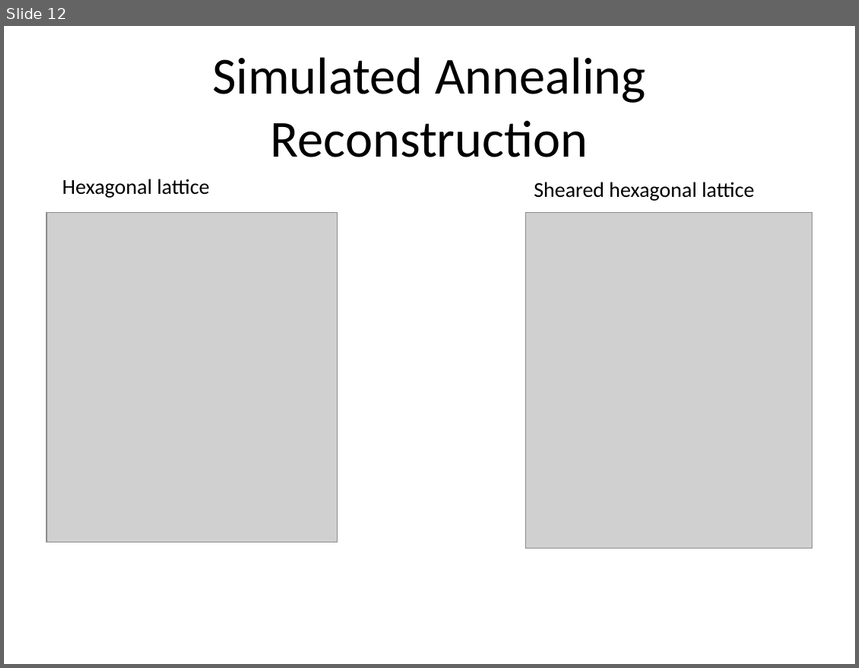
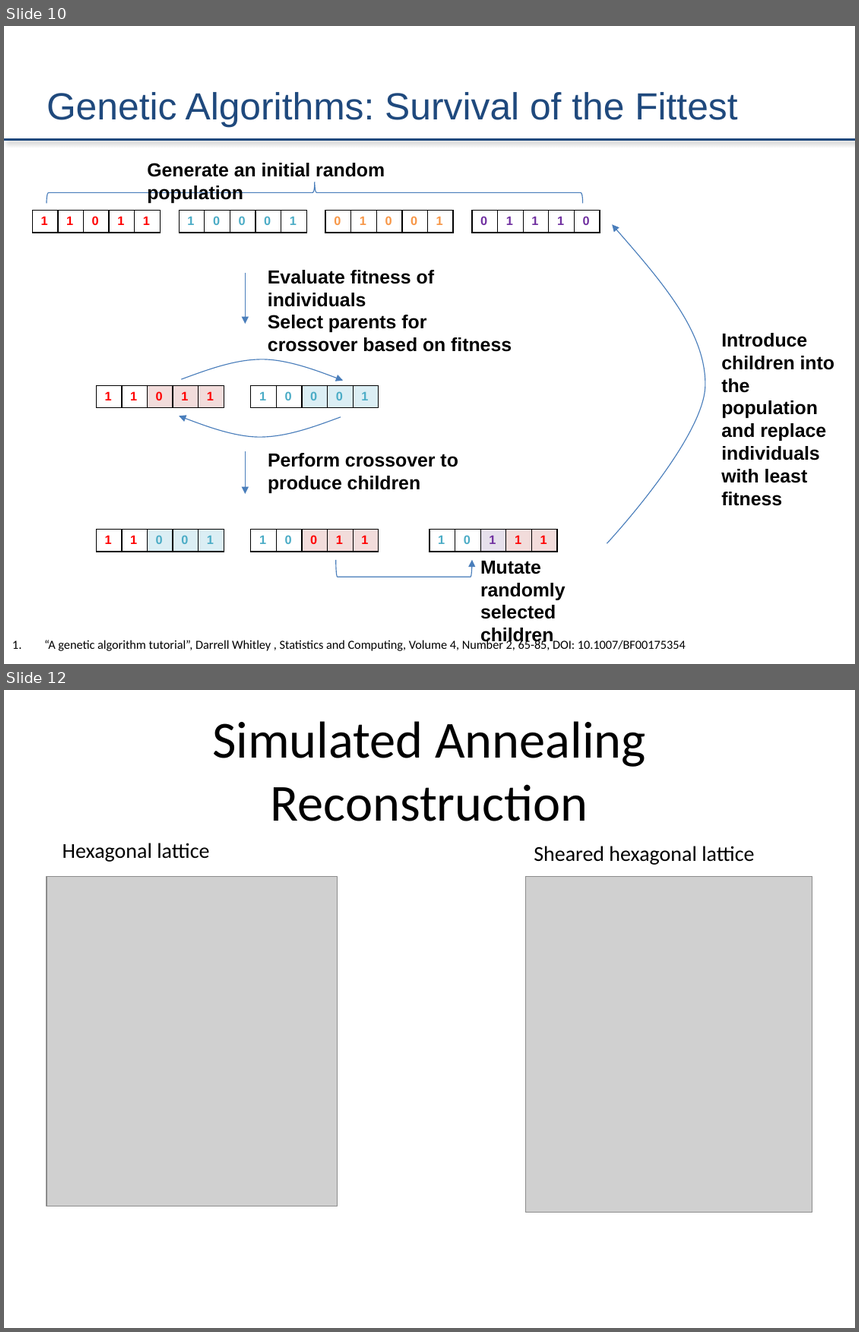
Before and after one commit to zestrada/atomicscalesimulationgroup2, a slide deck: Presentation/FinalPresentation.pptx. Shown one above the other, each under a label of ours: slide 12 before the commit, slides 10 and 12 after it; the slides between them are not shown. The pictures are 859x668 and 859x1332 pixels, drawn with LibreOffice and Linux fonts; fonts in the diff are those of the drawing; grey boxes stand for pictures. Boxes give left, top, right and bottom in pixels: in the first picture for what was removed or moved away, otherwise in the second. Text is boxed around its words. In the diff, an @@ line names an element or a change of style, - is before the commit and + after.

```diff
--- a/Presentation/FinalPresentation.pptx
+++ b/Presentation/FinalPresentation.pptx
@@ slide 10 added at box(4, 26, 855, 664), background #FFFFFF @@
@@ title added at box(47, 92, 737, 127), 32 pt, text #1F497D @@
+Genetic Algorithms: Survival of the Fittest
@@ line added from (4, 139) to (855, 139), #1F497D 2.25 pt @@
@@ left brace added at box(46, 183, 582, 204), outline #4B7EBC 0.75 pt @@
@@ text added at box(147, 163, 385, 203), 16 pt, text #000000, bold @@
+Generate an initial random population
@@ table added at box(32, 211, 160, 234), 1 rows, 5 columns @@
+1 | 1 | 0 | 1 | 1
@@ table added at box(180, 211, 307, 234), 1 rows, 5 columns @@
+1 | 0 | 0 | 0 | 1
@@ table added at box(325, 211, 453, 234), 1 rows, 5 columns @@
+0 | 1 | 0 | 0 | 1
@@ table added at box(472, 211, 600, 234), 1 rows, 5 columns @@
+0 | 1 | 1 | 1 | 0
@@ freeform shape added at box(607, 224, 706, 544), outline #4B7EBC 0.75 pt @@
@@ arrow added from (245, 273) to (245, 324), #4B7EBC 0.75 pt @@
@@ text added at box(268, 270, 512, 352), 16 pt, text #000000, bold @@
+Evaluate fitness of individuals
+Select parents for crossover based on fitness
@@ text added at box(721, 333, 835, 484), 16 pt, text #000000, bold @@
+Introduce children into the population and replace individuals with least fitness
@@ freeform shape added at box(181, 360, 343, 381), outline #4B7EBC 0.75 pt @@
@@ table added at box(96, 385, 224, 409), 1 rows, 5 columns @@
+1 | 1 | 0 | 1 | 1
@@ table added at box(251, 385, 379, 409), 1 rows, 5 columns @@
+1 | 0 | 0 | 0 | 1
@@ freeform shape added at box(179, 416, 340, 437), outline #4B7EBC 0.75 pt @@
@@ arrow added from (245, 452) to (245, 494), #4B7EBC 0.75 pt @@
@@ text added at box(268, 453, 458, 493), 16 pt, text #000000, bold @@
+Perform crossover to produce children
@@ table added at box(96, 530, 224, 553), 1 rows, 5 columns @@
+1 | 1 | 0 | 0 | 1
@@ table added at box(251, 530, 379, 553), 1 rows, 5 columns @@
+1 | 0 | 0 | 1 | 1
@@ table added at box(430, 530, 557, 553), 1 rows, 5 columns @@
+1 | 0 | 1 | 1 | 1
@@ left bracket added at box(336, 560, 472, 578), outline #4B7EBC 0.75 pt @@
@@ text added at box(481, 561, 566, 646), 16 pt, text #000000, bold @@
+Mutate randomly selected children
@@ text added at box(44, 639, 686, 651), 10.5 pt, text #000000 @@
+1. “A genetic algorithm tutorial”, Darrell Whitley , Statistics and Computing, Volume 4, Number 2, 65-85, DOI: 10.1007/BF00175354
```
Also in this commit, not shown: 7 slides changed, 3 other slides added, 5 slides removed.
